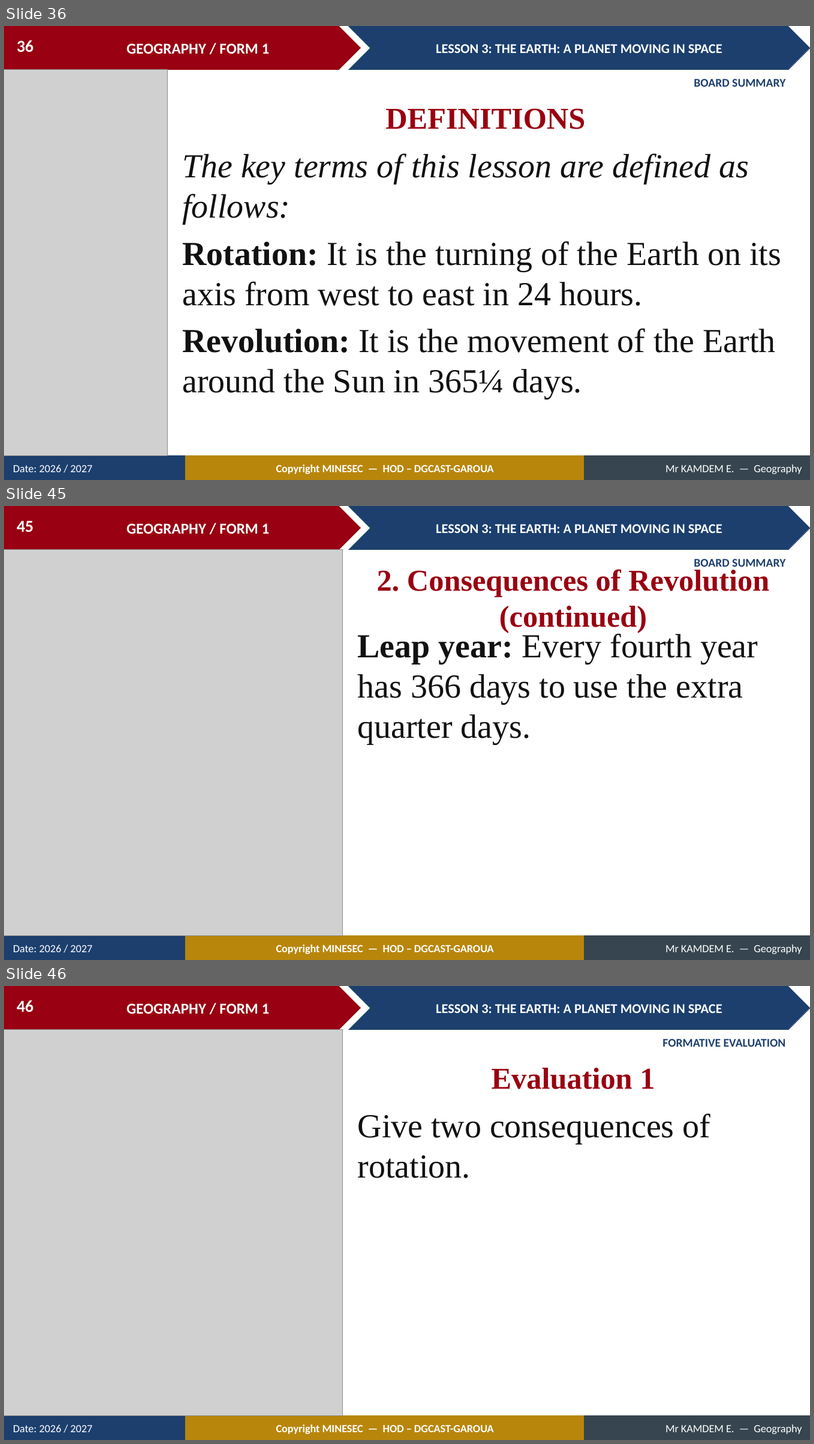
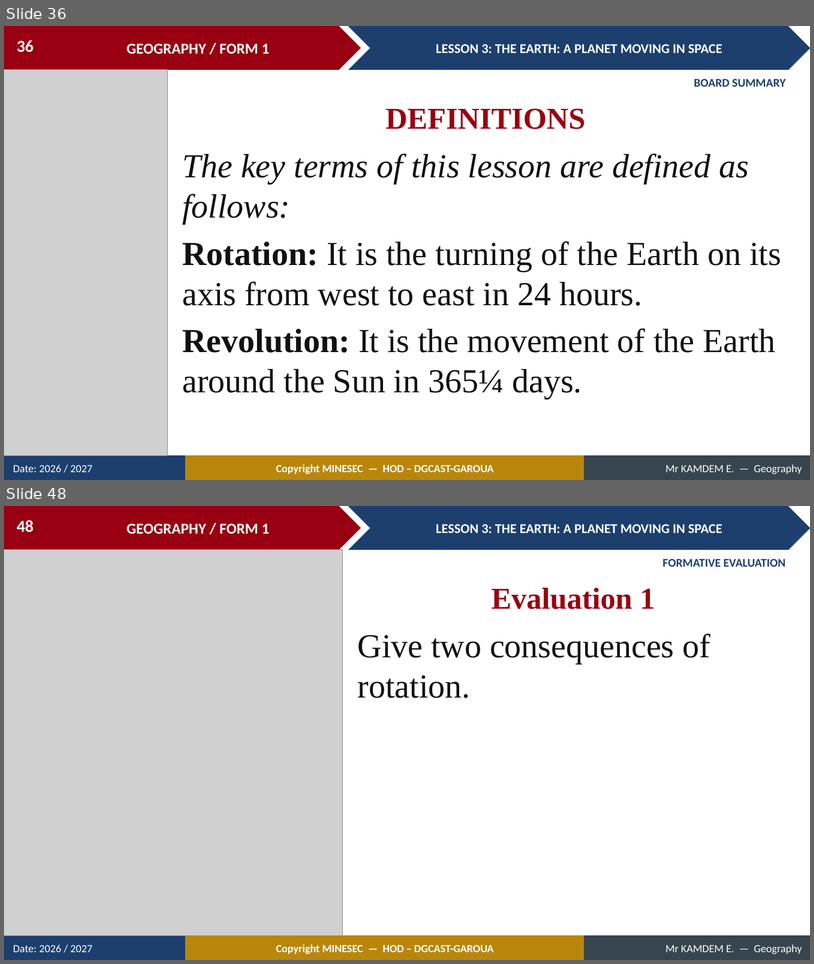
Before and after one commit to Berthautk/linea-github, a slide deck: lecons/F1/05_F1_M1_L03_The_Earth_A_Planet_Moving_in_Space.pptx. Shown one above the other, each under a label of ours: slides 36, 45 and 46 before the commit, slides 36 and 48 after it; the slides between them are not shown. The pictures are 814x1444 and 814x964 pixels, drawn with LibreOffice and Linux fonts; fonts in the diff are those of the drawing; grey boxes stand for pictures. Boxes give left, top, right and bottom in pixels: in the first picture for what was removed or moved away, otherwise in the second. Text is boxed around its words. In the diff, an @@ line names an element or a change of style, - is before the commit and + after.

```diff
--- a/lecons/F1/05_F1_M1_L03_The_Earth_A_Planet_Moving_in_Space.pptx
+++ b/lecons/F1/05_F1_M1_L03_The_Earth_A_Planet_Moving_in_Space.pptx
@@ slide 45 removed at (4,506,810,960), background #FFFFFF; not listed: 9 template elements that a slide beside it also shows @@
@@ page number removed at (17,520,33,532) @@
-45
@@ picture removed at (4,550,343,936) @@
@@ text removed at (694,559,786,570) @@
-BOARD SUMMARY
@@ text removed at (377,569,770,633) @@
-2. Consequences of Revolution (continued)
@@ text removed at (358,631,758,744) @@
-Leap year: Every fourth year has 366 days to use the extra quarter days.
@@ what was slide 46 is now slide 48 @@
@@ page number at (17,520,33,532): text changed @@
-46
+48
```
Also in this commit, not shown: 9 slides changed, 3 slides added, 1 other file.
